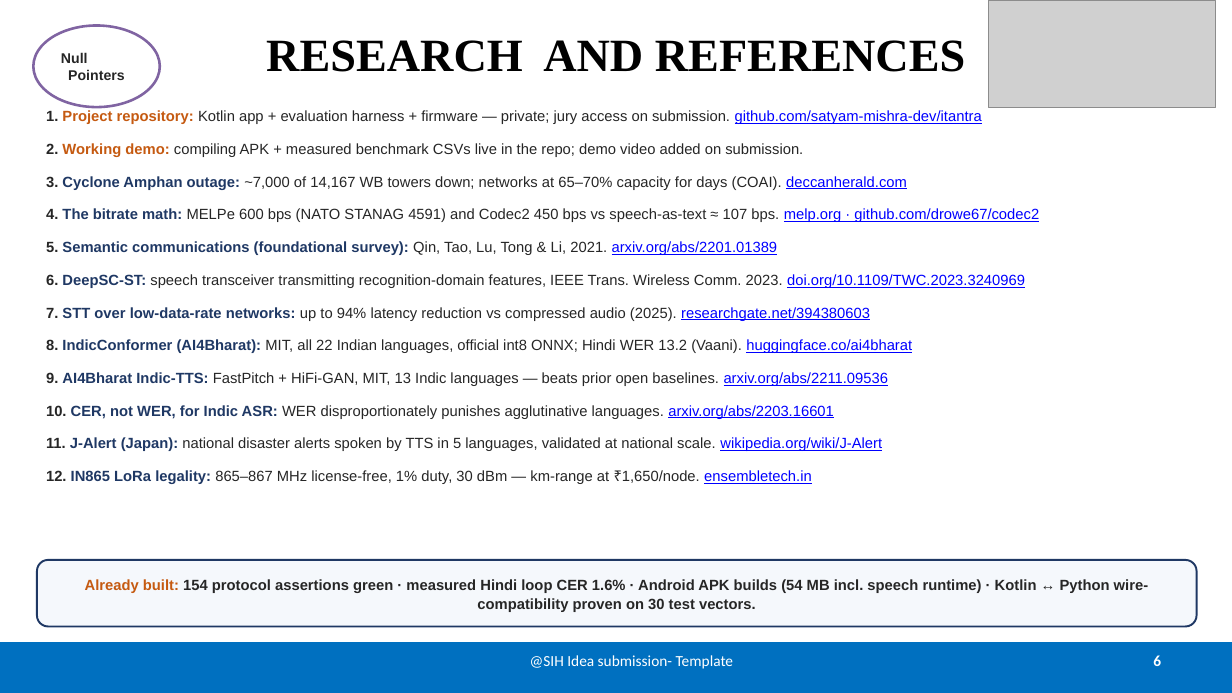
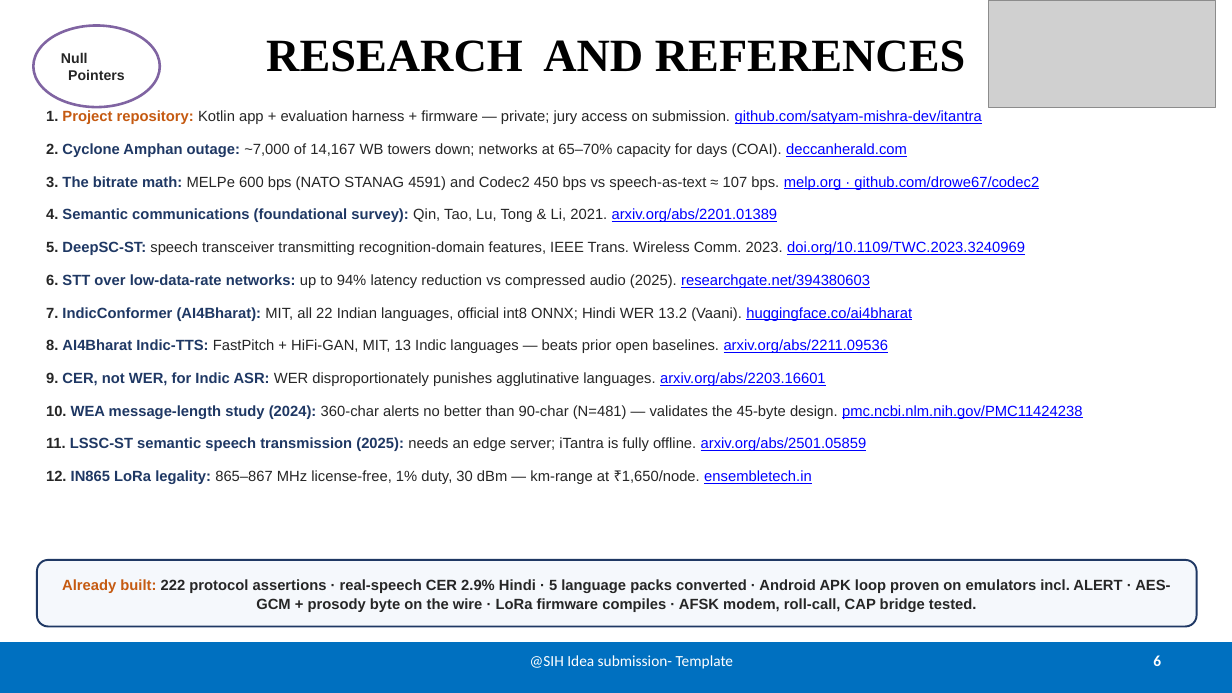
Before and after one commit to satyam-mishra-dev/itantra, a slide deck: slide 6 of docs/SIH2026-iTantra-idea-PPT.pptx. Drawn at 1232x693 pixels with LibreOffice and Linux fonts; fonts in the diff are those of the drawing; grey boxes stand for pictures. Boxes give left, top, right and bottom in pixels: in the first picture for what was removed or moved away, otherwise in the second. Text is boxed around its words. In the diff, an @@ line names an element or a change of style, - is before the commit and + after.

Commit message:
docs: idea PPT v4 — real-speech CER, measured rivals, prosody byte + AFSK modem, AES-GCM, roll-call, WEA/LSSC-ST refs, updated already-built box

```diff
--- a/docs/SIH2026-iTantra-idea-PPT.pptx
+++ b/docs/SIH2026-iTantra-idea-PPT.pptx
@@ text at [46, 143, 1082, 451]: text changed @@
-2. Working demo: compiling APK + measured benchmark CSVs live in the repo; demo video added on submission.
-3. Cyclone Amphan outage: ~7,000 of 14,167 WB towers down; networks at 65–70% capacity for days (COAI). deccanherald.com
-4. The bitrate math: MELPe 600 bps (NATO STANAG 4591) and Codec2 450 bps vs speech-as-text ≈ 107 bps. melp.org · github.com/drowe67/codec2
-5. Semantic communications (foundational survey): Qin, Tao, Lu, Tong & Li, 2021. arxiv.org/abs/2201.01389
-6. DeepSC-ST: speech transceiver transmitting recognition-domain features, IEEE Trans. Wireless Comm. 2023. doi.org/10.1109/TWC.2023.3240969
-7. STT over low-data-rate networks: up to 94% latency reduction vs compressed audio (2025). researchgate.net/394380603
-8. IndicConformer (AI4Bharat): MIT, all 22 Indian languages, official int8 ONNX; Hindi WER 13.2 (Vaani). huggingface.co/ai4bharat
-9. AI4Bharat Indic-TTS: FastPitch + HiFi-GAN, MIT, 13 Indic languages — beats prior open baselines. arxiv.org/abs/2211.09536
-10. CER, not WER, for Indic ASR: WER disproportionately punishes agglutinative languages. arxiv.org/abs/2203.16601
-11. J-Alert (Japan): national disaster alerts spoken by TTS in 5 languages, validated at national scale. wikipedia.org/wiki/J-Alert
+2. Cyclone Amphan outage: ~7,000 of 14,167 WB towers down; networks at 65–70% capacity for days (COAI). deccanherald.com
+3. The bitrate math: MELPe 600 bps (NATO STANAG 4591) and Codec2 450 bps vs speech-as-text ≈ 107 bps. melp.org · github.com/drowe67/codec2
+4. Semantic communications (foundational survey): Qin, Tao, Lu, Tong & Li, 2021. arxiv.org/abs/2201.01389
+5. DeepSC-ST: speech transceiver transmitting recognition-domain features, IEEE Trans. Wireless Comm. 2023. doi.org/10.1109/TWC.2023.3240969
+6. STT over low-data-rate networks: up to 94% latency reduction vs compressed audio (2025). researchgate.net/394380603
+7. IndicConformer (AI4Bharat): MIT, all 22 Indian languages, official int8 ONNX; Hindi WER 13.2 (Vaani). huggingface.co/ai4bharat
+8. AI4Bharat Indic-TTS: FastPitch + HiFi-GAN, MIT, 13 Indic languages — beats prior open baselines. arxiv.org/abs/2211.09536
+9. CER, not WER, for Indic ASR: WER disproportionately punishes agglutinative languages. arxiv.org/abs/2203.16601
+10. WEA message-length study (2024): 360-char alerts no better than 90-char (N=481) — validates the 45-byte design. pmc.ncbi.nlm.nih.gov/PMC11424238
+11. LSSC-ST semantic speech transmission (2025): needs an edge server; iTantra is fully offline. arxiv.org/abs/2501.05859
@@ text in rounded rectangle at [62, 579, 1170, 612]: text changed @@
-Already built: 154 protocol assertions green · measured Hindi loop CER 1.6% · Android APK builds (54 MB incl. speech runtime) · Kotlin ↔ Python wire-compatibility proven on 30 test vectors.
+Already built: 222 protocol assertions · real-speech CER 2.9% Hindi · 5 language packs converted · Android APK loop proven on emulators incl. ALERT · AES-GCM + prosody byte on the wire · LoRa firmware compiles · AFSK modem, roll-call, CAP bridge tested.
```
Also in this commit, not shown: 4 other slides changed, 1 other file.
